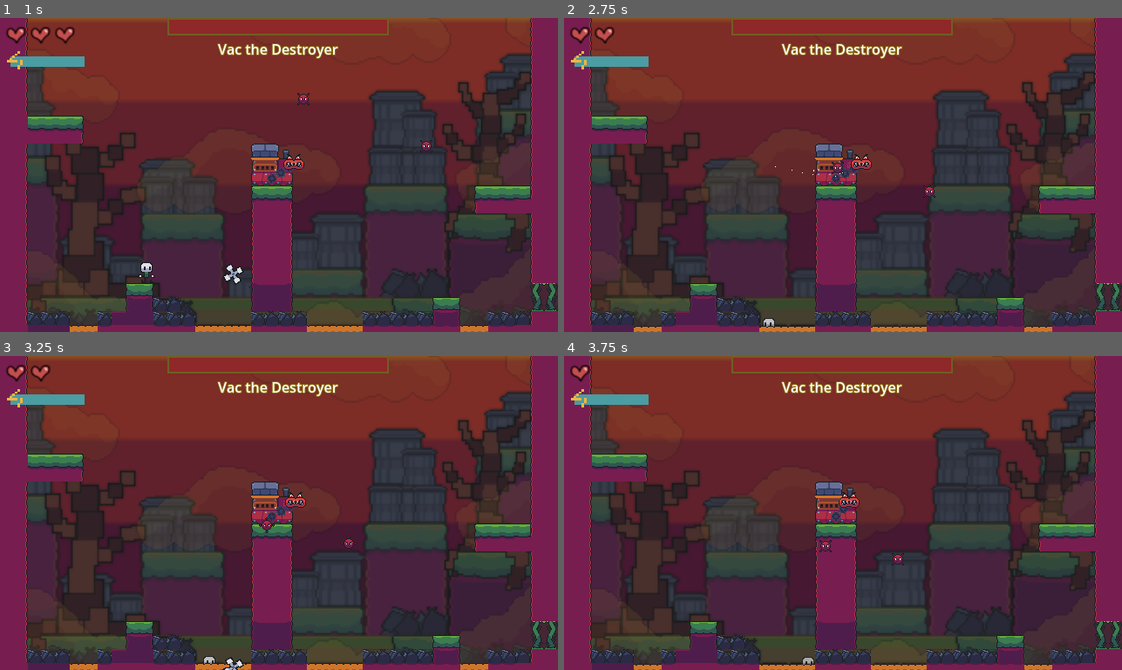
Above: before the commit, frames 1-4 (two rows, left to right).
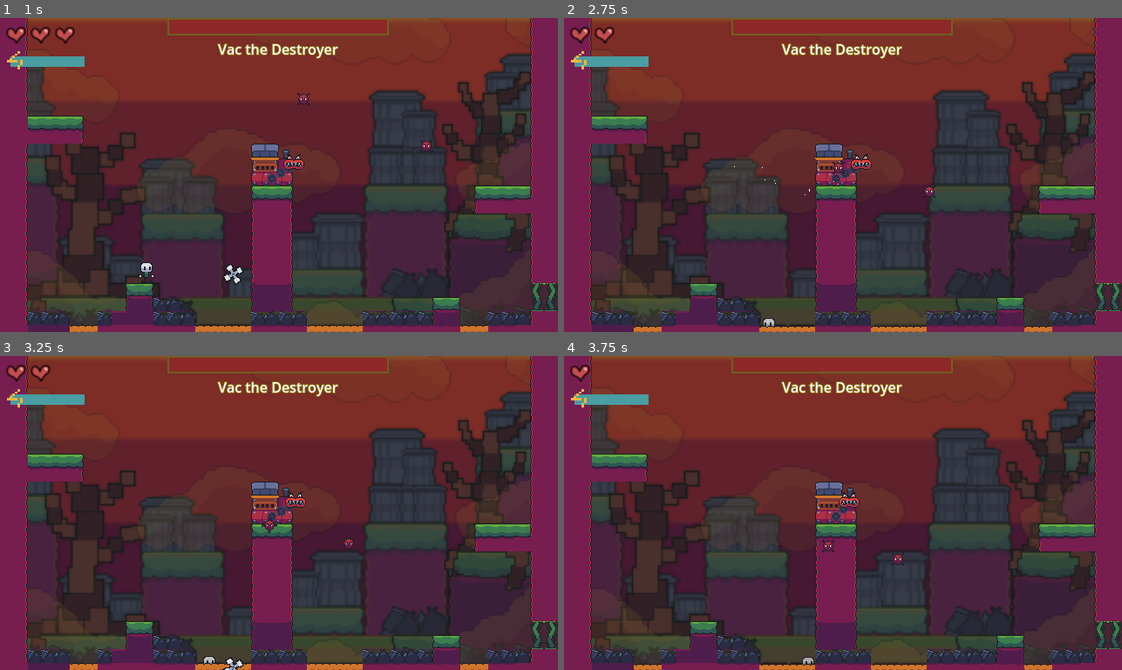
Above: after the commit, the same moments.

Repository: snootyjerk/Boss-Rush-Jam
Game: Godot game, scene res://main.tscn
The game is run twice, just before and just after one commit, with the same random seed, the same clock (stepped at 60 frames per second) and the same inputs.
Inputs:
- Up to frame 1 (1 s): hold Right (right) from 0.53 s (still down); tap Shift (throw) at 0.6 s; tap Space (jump) at 0.77 s
- Up to frame 2 (2.75 s): tap Shift (throw) at 1.35, 2.1 s; tap Space (jump) at 1.52 s; release Right (right) at 2.03 s; hold Left (left) from 2.03 s (still down)
- Up to frame 3 (3.25 s): release Left (left) at 2.78 s; hold Right (right) from 2.78 s (still down); tap Shift (throw) at 2.85 s; tap Space (jump) at 3.02 s
- Up to frame 4 (3.75 s): keep holding Right (right); tap Shift (throw) at 3.6 s

Frame 1 is identical in both runs. In frame 2, less than 0.1% of the frame differs, in the area x 30-51%, y 45-57%; in frame 3, less than 0.1%, in the area x 46-50%, y 51-57%; in frame 4, less than 0.1%.

Commit message:
increase suction power

Diff:
--- a/Bosses/boss_vacuum.tscn
+++ b/Bosses/boss_vacuum.tscn
@@ -15,7 +15,7 @@
 [node name="VacuumBoss" type="Node2D"]
 script = ExtResource("1_ljftc")
 boss_name = "Vac the Destroyer"
-boss_health = 4
+boss_health = 16
 _boss_death_scene = ExtResource("2_tn1ie")
 
 [node name="BodySprite" type="Sprite2D" parent="."]
--- a/Bosses/suction_hitbox.tscn
+++ b/Bosses/suction_hitbox.tscn
@@ -9,9 +9,10 @@
 collision_layer = 0
 collision_mask = 80
 script = ExtResource("1_y2r1h")
+_power = 20
 
 [node name="CollisionPolygon2D" type="CollisionPolygon2D" parent="."]
-polygon = PackedVector2Array(0, 0, 20, 100, -20, 100)
+polygon = PackedVector2Array(0, 0, 42, 165, -43, 165)
 
 [node name="Polygon2D" type="Polygon2D" parent="CollisionPolygon2D"]
 visible = false
@@ -20,11 +21,12 @@
 polygon = PackedVector2Array(0, 0, 20, 100, -20, 100)
 
 [node name="SuctionParticles" type="CPUParticles2D" parent="CollisionPolygon2D"]
-position = Vector2(0.983879, 97.0929)
-rotation = -1.62075
-lifetime = 0.5
+position = Vector2(4.54747e-13, 141)
+rotation = -1.5708
+amount = 12
+lifetime = 0.75
 emission_shape = 1
-emission_sphere_radius = 12.0
+emission_sphere_radius = 16.0
 particle_flag_align_y = true
 spread = 0.0
 gravity = Vector2(0, 0)
--- a/Enemies/tornado.tscn
+++ b/Enemies/tornado.tscn
@@ -59,7 +59,7 @@
 autoplay = "spin"
 
 [node name="AnimatedSprite2D" type="AnimatedSprite2D" parent="."]
-self_modulate = Color(1, 1, 1, 0.643137)
+self_modulate = Color(1, 1, 1, 0.415686)
 sprite_frames = ExtResource("1_3ksl5")
 autoplay = "default"
 
